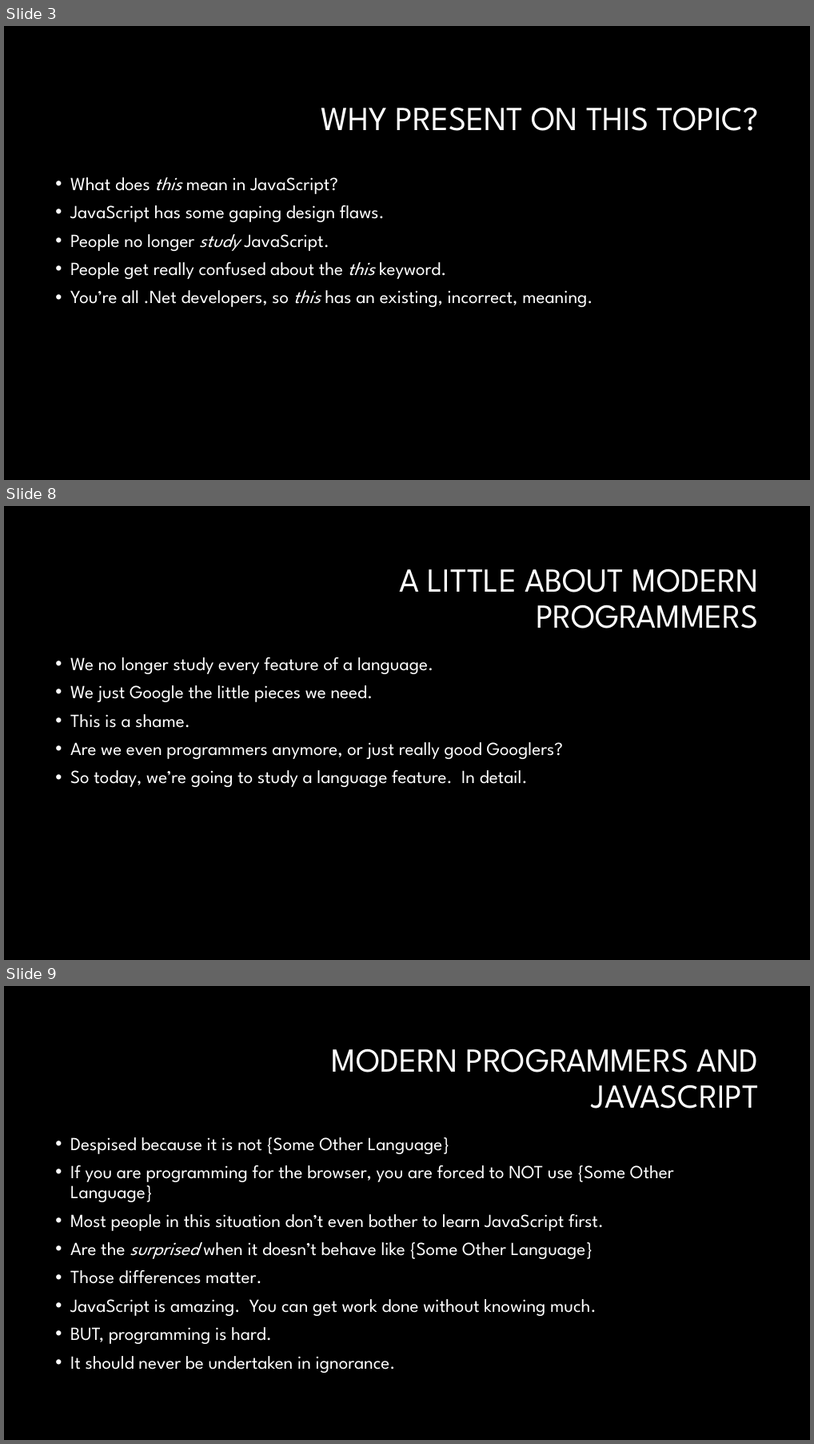
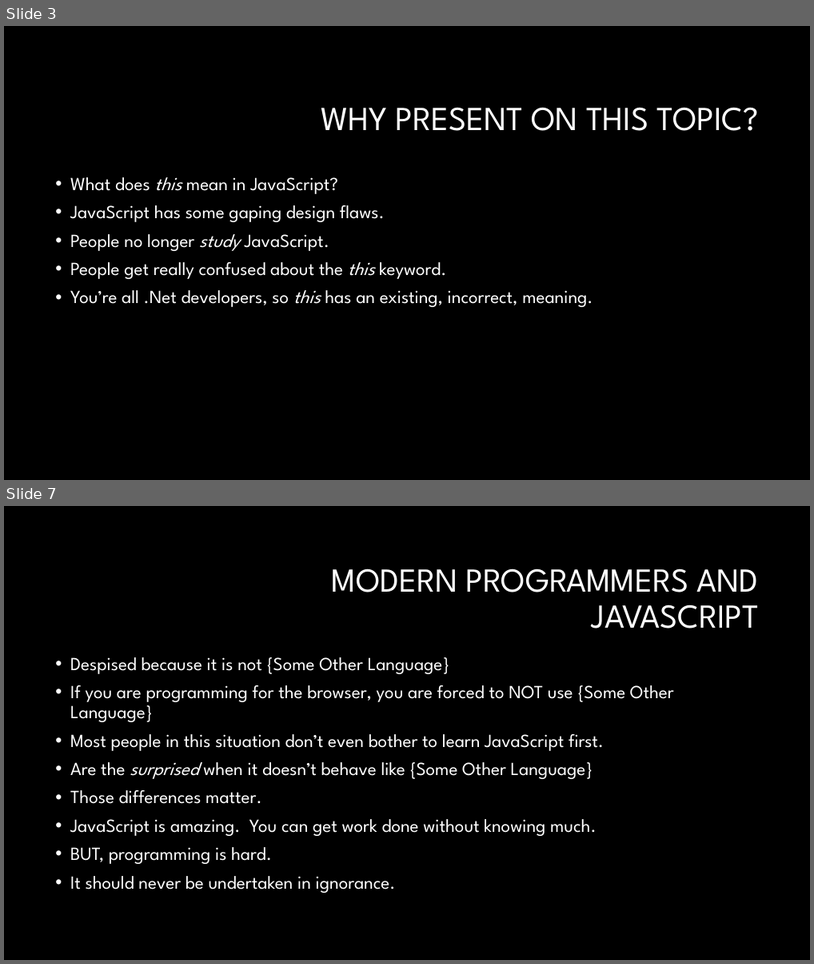
Before and after one commit to ericburcham/JsInvocationPatterns, a slide deck: Presentation/InvocationPatterns.pptx. Shown one above the other, each under a label of ours: slides 3, 8 and 9 before the commit, slides 3 and 7 after it; the slides between them are not shown. The pictures are 814x1444 and 814x964 pixels, drawn with LibreOffice and Linux fonts; fonts in the diff are those of the drawing; background and template pictures are left out. Boxes give left, top, right and bottom in pixels: in the first picture for what was removed or moved away, otherwise in the second. Text is boxed around its words. In the diff, an @@ line names an element or a change of style, - is before the commit and + after.

```diff
--- a/Presentation/InvocationPatterns.pptx
+++ b/Presentation/InvocationPatterns.pptx
@@ slide 8 removed at (4, 506, 810, 960), background #000000 @@
@@ title removed at (400, 568, 759, 628) @@
-A LITTLE ABOUT MODERN PROGRAMMERS
@@ text removed at (70, 657, 563, 787) @@
-• We no longer study every feature of a language.
-• We just Google the little pieces we need.
-• This is a shame.
-• Are we even programmers anymore, or just really good Googlers?
-• So today, we’re going to study a language feature. In detail.
@@ what was slide 9 is now slide 7 @@
```
Also in this commit, not shown: 6 slides changed.
